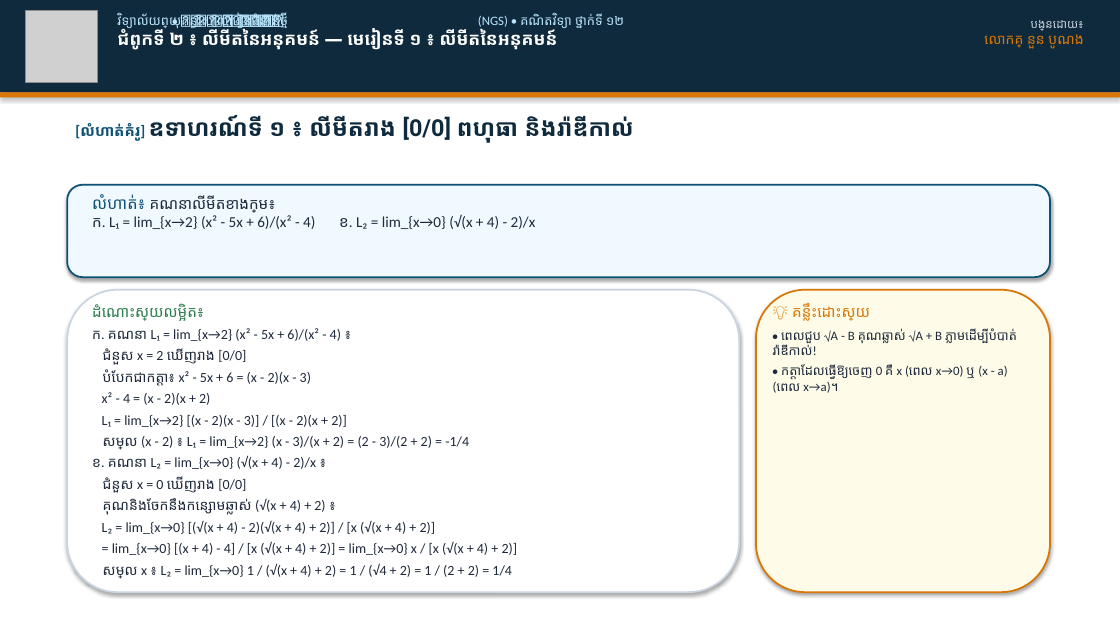
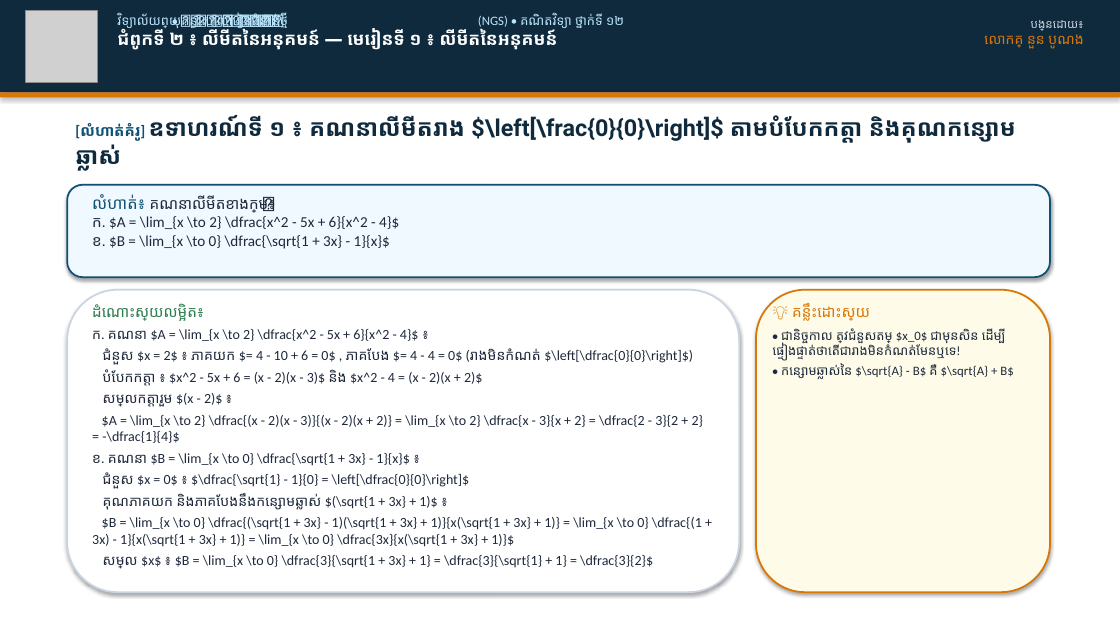
Before and after one commit to nuonbonorng8888-beep/teacher-dashboard, a slide deck: slide 7 of slides/ជំពូកទី២_មេរៀនទី១_លីមីតនៃអនុគមន៍.pptx (slide 5 before the commit). Drawn at 1120x630 pixels with LibreOffice and Linux fonts; fonts in the diff are those of the drawing; grey boxes stand for pictures. Boxes give left, top, right and bottom in pixels: in the first picture for what was removed or moved away, otherwise in the second. Text is boxed around its words. In the diff, an @@ line names an element or a change of style, - is before the commit and + after.

```diff
--- a/slides/ជំពូកទី២_មេរៀនទី១_លីមីតនៃអនុគមន៍.pptx
+++ b/slides/ជំពូកទី២_មេរៀនទី១_លីមីតនៃអនុគមន៍.pptx
@@ text at box(75, 115, 1016, 143): text changed @@
-[លំហាត់គំរូ] ឧទាហរណ៍ទី ១ ៖ លីមីតរាង [0/0] ពហុធា និងរ៉ាឌីកាល់
+[លំហាត់គំរូ] ឧទាហរណ៍ទី ១ ៖ គណនាលីមីតរាង $\left[\frac{0}{0}\right]$ តាមបំបែកកត្តា និងគុណកន្សោមឆ្លាស់
@@ text at box(92, 194, 399, 249): text changed @@
-លំហាត់៖ គណនាលីមីតខាងក្រោម៖
-ក. L₁ = lim_{x→2} (x² - 5x + 6)/(x² - 4) ខ. L₂ = lim_{x→0} (√(x + 4) - 2)/x
+លំហាត់៖ គណនាលីមីតខាងក្រោម ៖
+ក. $A = \lim_{x \to 2} \dfrac{x^2 - 5x + 6}{x^2 - 4}$
+ខ. $B = \lim_{x \to 0} \dfrac{\sqrt{1 + 3x} - 1}{x}$
@@ text at box(92, 329, 703, 569): text changed @@
-ក. គណនា L₁ = lim_{x→2} (x² - 5x + 6)/(x² - 4) ៖
-ជំនួស x = 2 ឃើញរាង [0/0]
-បំបែកជាកត្តា៖ x² - 5x + 6 = (x - 2)(x - 3)
-x² - 4 = (x - 2)(x + 2)
-L₁ = lim_{x→2} [(x - 2)(x - 3)] / [(x - 2)(x + 2)]
-សម្រួល (x - 2) ៖ L₁ = lim_{x→2} (x - 3)/(x + 2) = (2 - 3)/(2 + 2) = -1/4
-ខ. គណនា L₂ = lim_{x→0} (√(x + 4) - 2)/x ៖
-ជំនួស x = 0 ឃើញរាង [0/0]
-គុណនិងចែកនឹងកន្សោមឆ្លាស់ (√(x + 4) + 2) ៖
-L₂ = lim_{x→0} [(√(x + 4) - 2)(√(x + 4) + 2)] / [x (√(x + 4) + 2)]
-= lim_{x→0} [(x + 4) - 4] / [x (√(x + 4) + 2)] = lim_{x→0} x / [x (√(x + 4) + 2)]
-សម្រួល x ៖ L₂ = lim_{x→0} 1 / (√(x + 4) + 2) = 1 / (√4 + 2) = 1 / (2 + 2) = 1/4
+ក. គណនា $A = \lim_{x \to 2} \dfrac{x^2 - 5x + 6}{x^2 - 4}$ ៖
+ជំនួស $x = 2$ ៖ ភាគយក $= 4 - 10 + 6 = 0$ , ភាគបែង $= 4 - 4 = 0$ (រាងមិនកំណត់ $\left[\dfrac{0}{0}\right]$)
+បំបែកកត្តា ៖ $x^2 - 5x + 6 = (x - 2)(x - 3)$ និង $x^2 - 4 = (x - 2)(x + 2)$
+សម្រួលកត្តារួម $(x - 2)$ ៖
+$A = \lim_{x \to 2} \dfrac{(x - 2)(x - 3)}{(x - 2)(x + 2)} = \lim_{x \to 2} \dfrac{x - 3}{x + 2} = \dfrac{2 - 3}{2 + 2} = -\dfrac{1}{4}$
+ខ. គណនា $B = \lim_{x \to 0} \dfrac{\sqrt{1 + 3x} - 1}{x}$ ៖
+ជំនួស $x = 0$ ៖ $\dfrac{\sqrt{1} - 1}{0} = \left[\dfrac{0}{0}\right]$
+គុណភាគយក និងភាគបែងនឹងកន្សោមឆ្លាស់ $(\sqrt{1 + 3x} + 1)$ ៖
+$B = \lim_{x \to 0} \dfrac{(\sqrt{1 + 3x} - 1)(\sqrt{1 + 3x} + 1)}{x(\sqrt{1 + 3x} + 1)} = \lim_{x \to 0} \dfrac{(1 + 3x) - 1}{x(\sqrt{1 + 3x} + 1)} = \lim_{x \to 0} \dfrac{3x}{x(\sqrt{1 + 3x} + 1)}$
+សម្រួល $x$ ៖ $B = \lim_{x \to 0} \dfrac{3}{\sqrt{1 + 3x} + 1} = \dfrac{3}{\sqrt{1} + 1} = \dfrac{3}{2}$
@@ text at box(773, 328, 1013, 379): text changed @@
-• ពេលជួប √A - B គុណឆ្លាស់ √A + B ភ្លាមដើម្បីបំបាត់រ៉ាឌីកាល់!
-• កត្តាដែលធ្វើឱ្យចេញ 0 គឺ x (ពេល x→0) ឬ (x - a) (ពេល x→a)។
+• ជានិច្ចកាល ត្រូវជំនួសតម្លៃ $x_0$ ជាមុនសិន ដើម្បីផ្ទៀងផ្ទាត់ថាតើជារាងមិនកំណត់មែនឬទេ!
+• កន្សោមឆ្លាស់នៃ $\sqrt{A} - B$ គឺ $\sqrt{A} + B$
```
Also in this commit, not shown: 12 other slides changed, 1 slide added, 12 other files.
